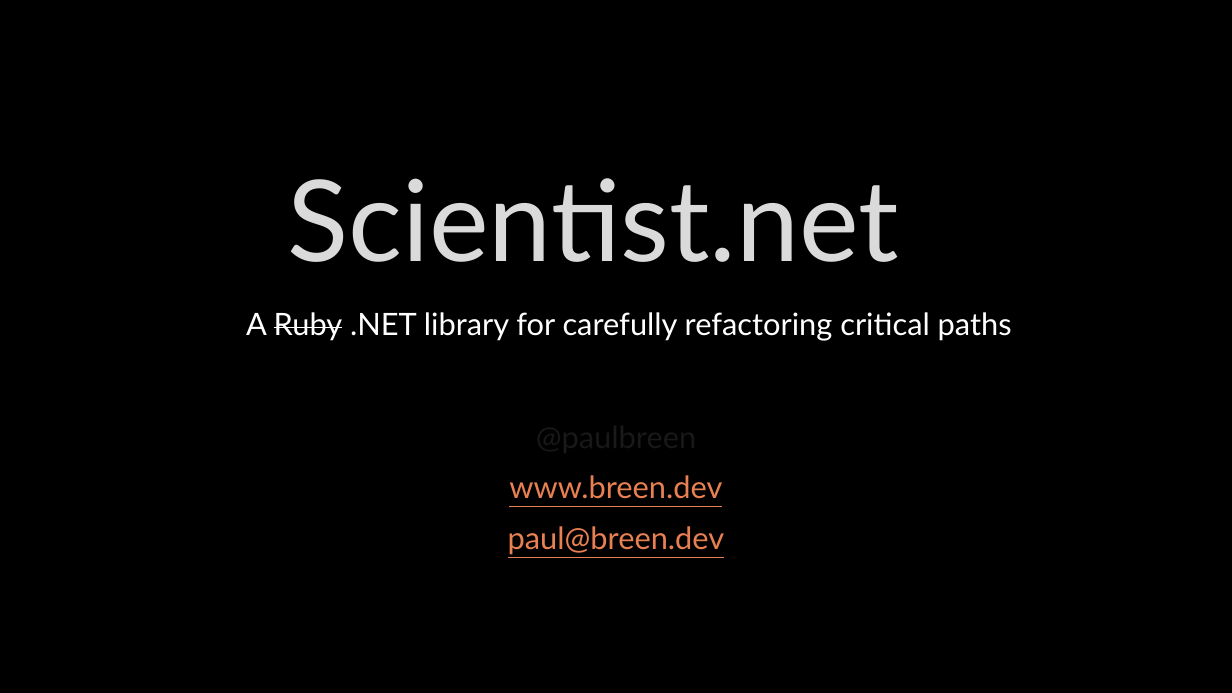
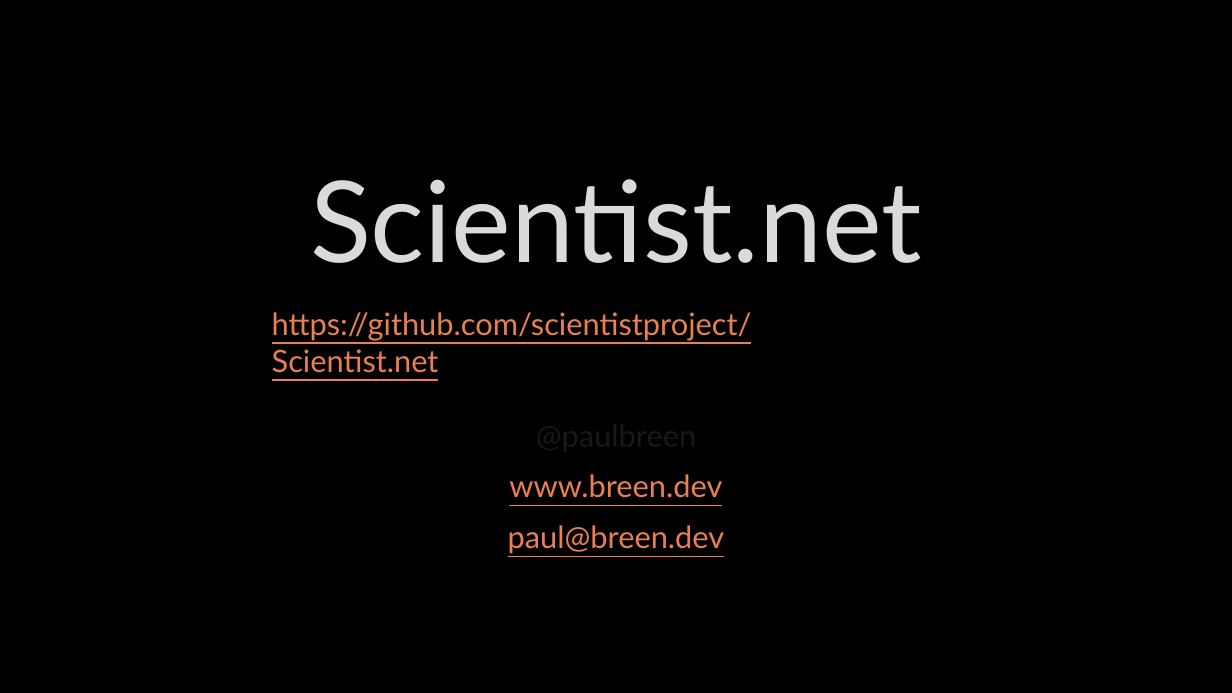
Before and after one commit to paulbreen/Scientist.net-Demo, a slide deck: slide 3 of Scientist.net.pptx. Drawn at 1232x693 pixels with LibreOffice and Linux fonts; fonts in the diff are those of the drawing; background and template pictures are left out. Boxes give left, top, right and bottom in pixels: in the first picture for what was removed or moved away, otherwise in the second. Text is boxed around its words. In the diff, an @@ line names an element or a change of style, - is before the commit and + after.

```diff
--- a/Scientist.net.pptx
+++ b/Scientist.net.pptx
@@ title "Scientist.net": place and size @@
-title "Scientist.net" at <box>287,178,899,262</box>
+title "Scientist.net" at <box>310,179,922,263</box>
@@ text at <box>272,312,752,373</box>: text changed; text colour #FFFFFF to #E98052 @@
-A Ruby .NET library for carefully refactoring critical paths
+https://github.com/scientistproject/Scientist.net
```
Also in this commit, not shown: 1 other slide changed.
